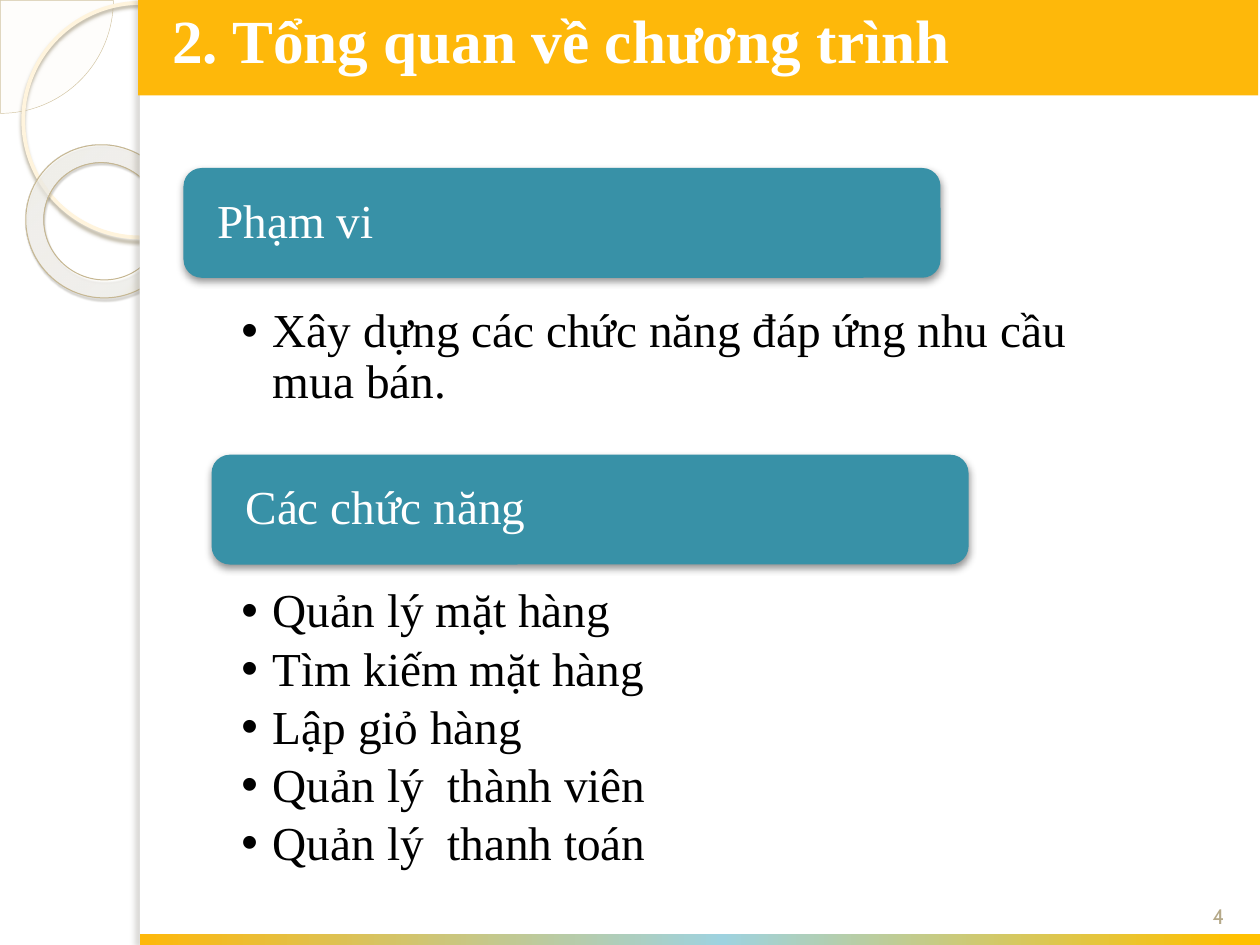
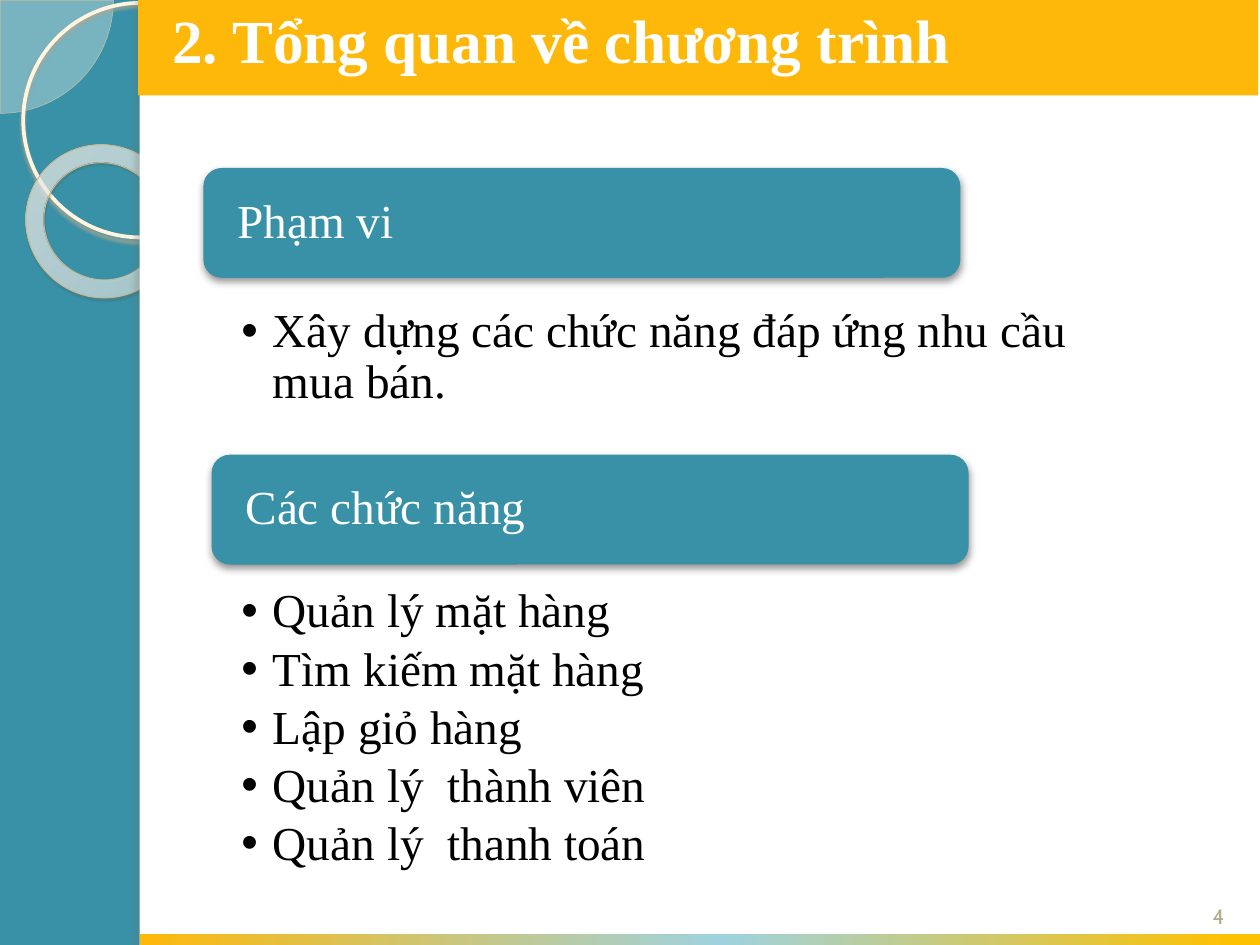
Before and after one commit to chiendv1992/webbanhang, a slide deck: slide 4 of bc/slide bv.pptx. Drawn at 1260x945 pixels with LibreOffice and Linux fonts; fonts in the diff are those of the drawing; background and template pictures are left out. Boxes give left, top, right and bottom in pixels: in the first picture for what was removed or moved away, otherwise in the second. Text is boxed around its words. In the diff, an @@ line names an element or a change of style, - is before the commit and + after.

```diff
--- a/bc/slide bv.pptx
+++ b/bc/slide bv.pptx
@@ background picture (left out) to #3891A7 @@
@@ rounded rectangle: place and size @@
-rounded rectangle at box(184, 168, 941, 277)
+rounded rectangle at box(203, 168, 960, 277)
@@ text "Phạm vi": place and size @@
-text "Phạm vi" at box(217, 205, 374, 246)
+text "Phạm vi" at box(237, 205, 394, 246)
```
Also in this commit, not shown: 12 other slides changed, 5 slides added, 21 other files.
